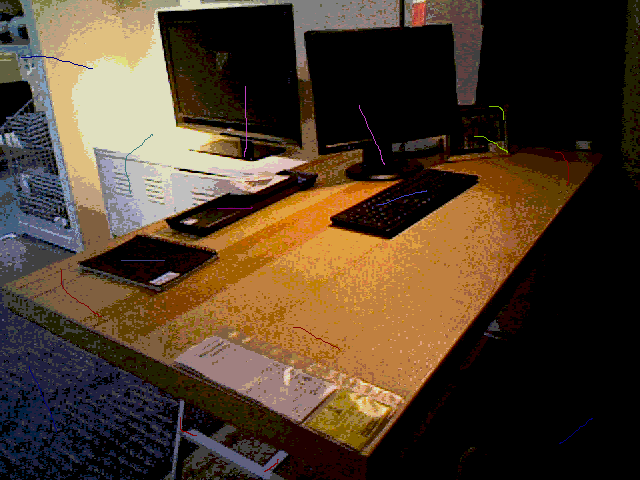
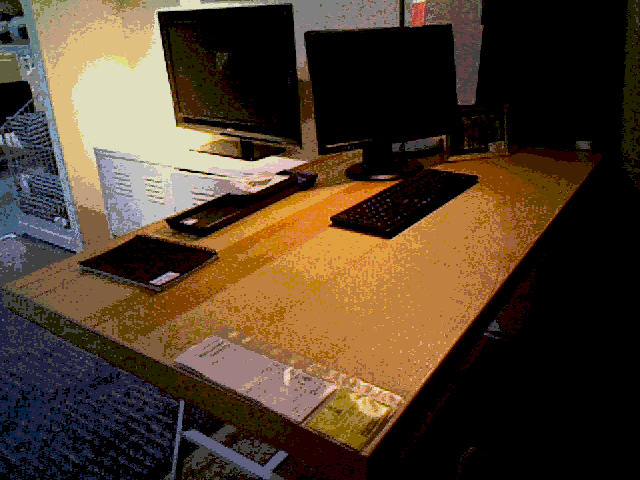
Layers edited between the first and the second 640px x 480px image:
removed layer "Layer #1" over [21, 56, 593, 472]
